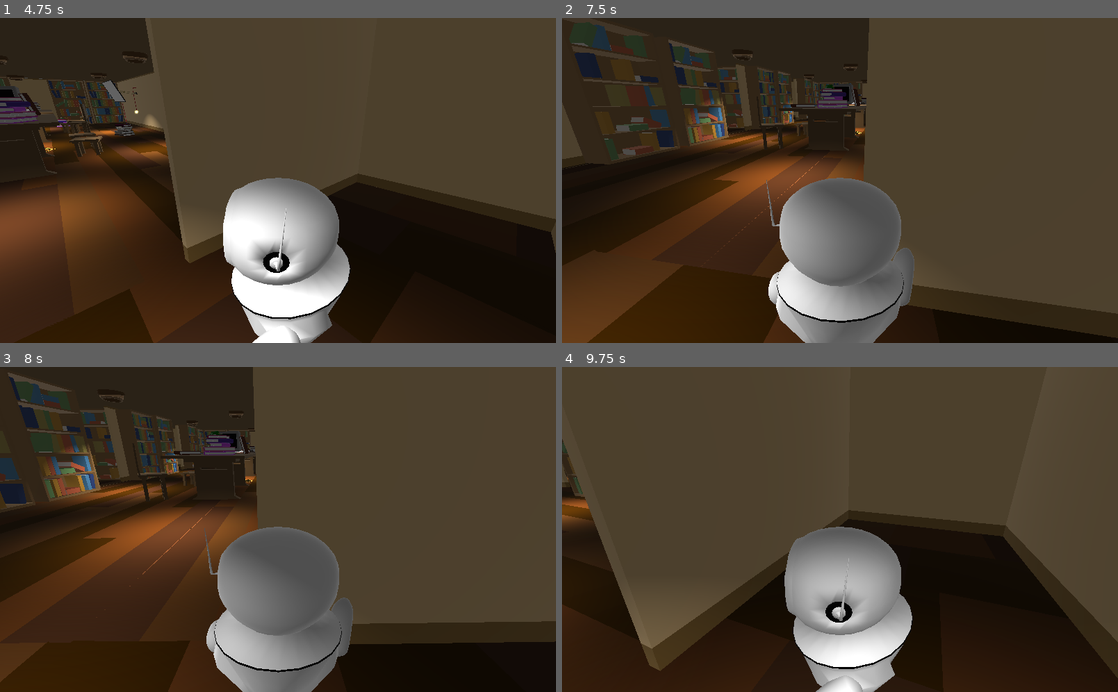
Above: before the commit, frames 1-4 (two rows, left to right).
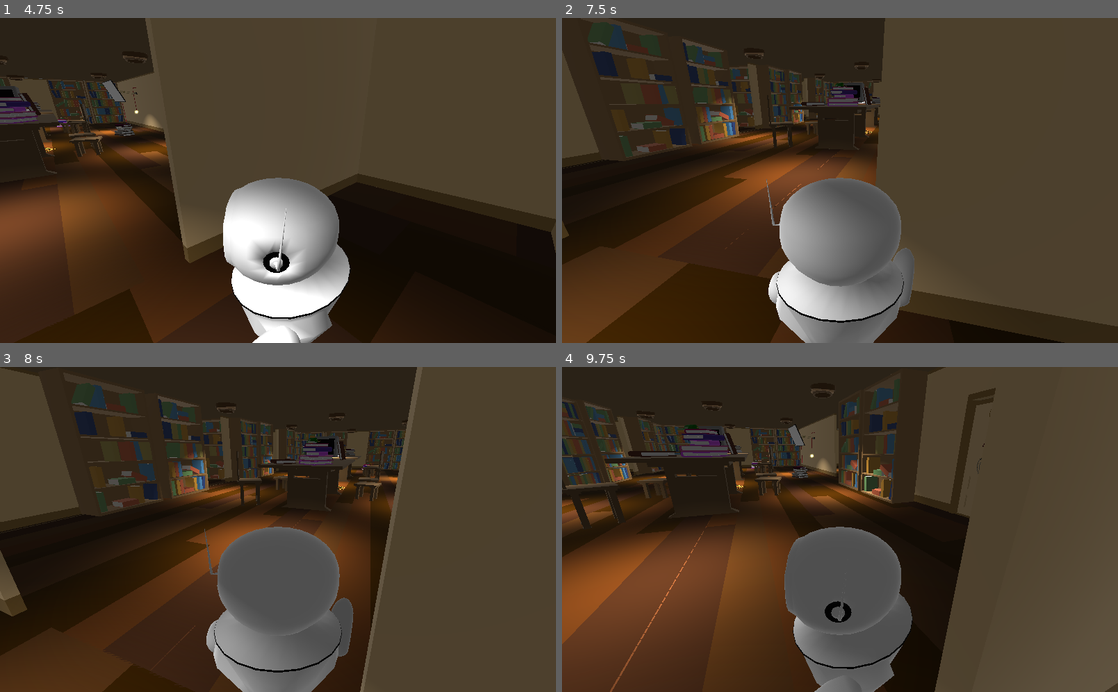
Above: after the commit, the same moments.

Repository: selinanatschke/3dprog
Game: Godot game, scene res://map/Main.tscn
The game is run twice, just before and just after one commit, with the same random seed, the same clock (stepped at 60 frames per second) and the same inputs.
Inputs (mouse positions are in pixels of both pictures, inside the frame that each line leads up to):
- Up to frame 1 (4.75 s): click "START GAME" at 0.5 s; tap Enter at 1.25 s; move the mouse to (400, 164) at 1.27 s; hold Right (move_right) 1.28-2.03 s; click (400, 164) at 1.42 s; tap Space (jump) at 1.52, 2.27, 3.77, 4.52 s; move the mouse to (166, 196) at 2.02 s; hold Down (move_back) 2.03-2.78 s; move the mouse to (333, 109) at 2.77 s; hold Right (move_right) 2.78-3.53 s; move the mouse to (250, 245) at 3.52 s; hold Up (move_forward) 3.53-4.28 s; click (250, 245) at 3.67 s; move the mouse to (444, 229) at 4.27 s; hold Left (move_left) from 4.28 s (still down)
- Up to frame 2 (7.5 s): move the mouse to (673, 131) at 5.02 s; tap Space (jump) at 5.27, 6.77 s; move the mouse to (867, 180) at 5.77 s; release Left (move_left) at 5.78 s; hold Down (move_back) 5.78-6.53 s; click (867, 180) at 5.92 s; move the mouse to (756, 99) at 6.52 s; hold Right (move_right) 6.53-7.28 s; move the mouse to (962, 164) at 7.27 s; hold Up (move_forward) from 7.28 s (still down)
- Up to frame 3 (8 s): keep holding Up (move_forward); tap Space (jump) at 7.52 s
- Up to frame 4 (9.75 s): move the mouse to (728, 545) at 8.02 s; release Up (move_forward) at 8.03 s; hold Right (move_right) 8.03-8.78 s; click (728, 545) at 8.17 s; tap Space (jump) at 8.27 s; move the mouse to (895, 458) at 8.77 s; hold Down (move_back) 8.78-9.53 s; move the mouse to (812, 594) at 9.52 s; hold Left (move_left) from 9.53 s (still down)

Frame 1 is identical in both runs. In frame 2, 11% of the frame differs, in the area x 0-100%, y 0-100%; in frame 3, 45%; in frame 4, 64%.

Commit message:
removed rat hitbox

Diff:
--- a/game2/blender/rat/Ratte.tscn
+++ b/game2/blender/rat/Ratte.tscn
@@ -44,9 +44,6 @@
 "vertex_count": 28
 }
 
-[sub_resource type="BoxShape" id=2]
-extents = Vector3( 0.433054, 0.341087, 1 )
-
 [node name="Ratte" type="KinematicBody"]
 transform = Transform( 0.2, 0, 0, 0, 0.2, 0, 0, 0, 0.2, 0, 0, 0 )
 script = ExtResource( 1 )
@@ -55,10 +52,6 @@
 transform = Transform( 1, 0, 0, 0, -3.57628e-07, -1, 0, 1, -3.57628e-07, 1.15484, -0.110785, -0.295802 )
 mesh = SubResource( 1 )
 
-[node name="CollisionShape" type="CollisionShape" parent="."]
-transform = Transform( 1, 0, 0, 0, 1, 0, 0, 0, 1, 1.14663, 0, -1.74114 )
-shape = SubResource( 2 )
-
 [node name="VisibilityNotifier" type="VisibilityNotifier" parent="."]
 transform = Transform( 1, 0, 0, 0, 1, 0, 0, 0, 1, 1.07915, 0, -1.47836 )
 aabb = AABB( -0.471628, -0.495941, -1, 0.943256, 0.991881, 2 )
Not shown: 1 places in game2/blender/rat/Ratte.tscn that only renumber resources
